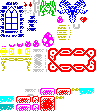
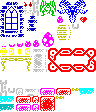
Layers edited between the first and the second 96px x 112px image:
painted on "Background" over [0, 0, 80, 96]
